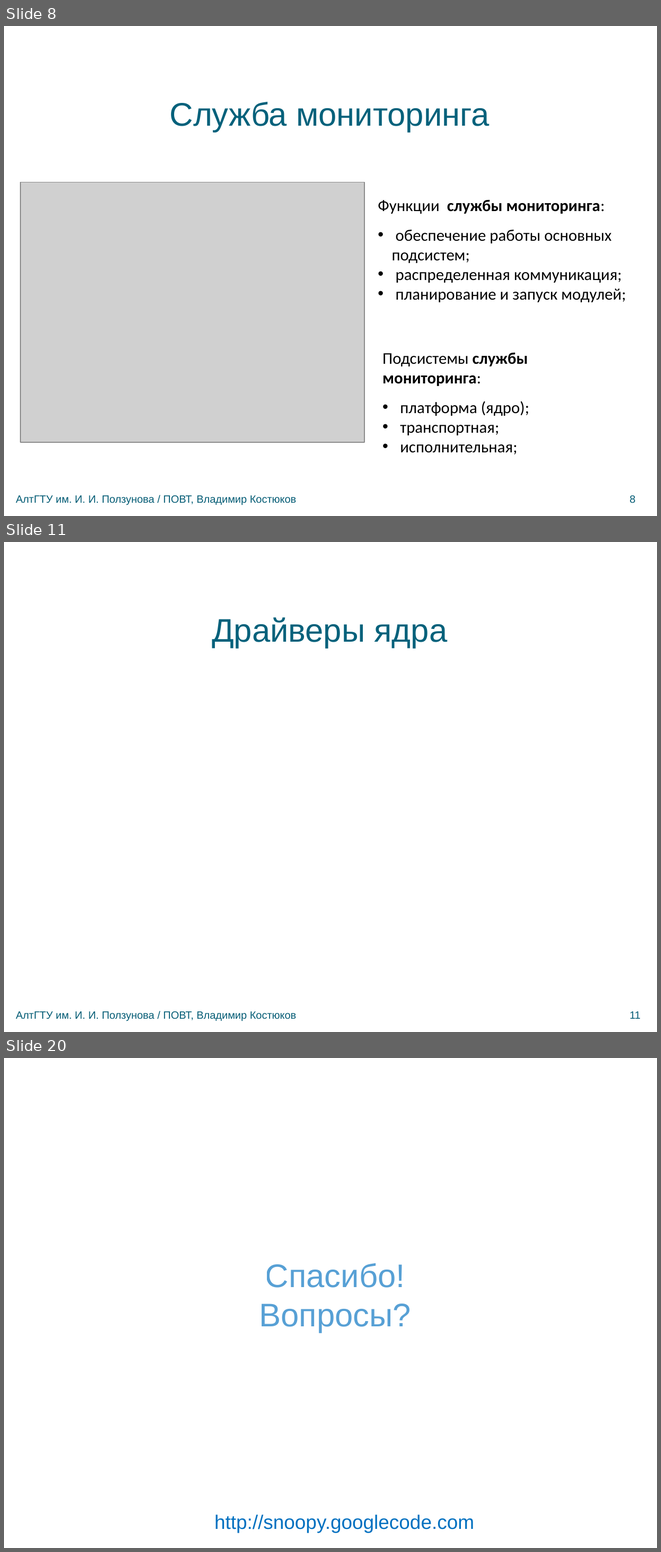
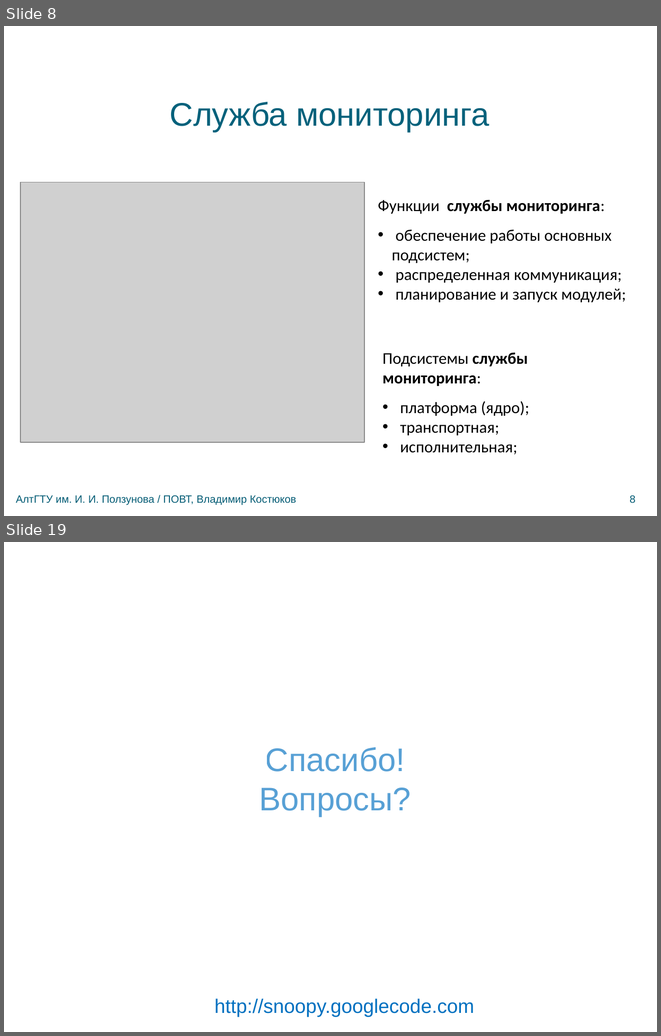
Before and after one commit to bluerain/snoopy, a slide deck: diploma/trunk/ppt/kostyukov.pptx. Shown one above the other, each under a label of ours: slides 8, 11 and 20 before the commit, slides 8 and 19 after it; the slides between them are not shown. The pictures are 661x1552 and 661x1036 pixels, drawn with LibreOffice and Linux fonts; fonts in the diff are those of the drawing; grey boxes stand for pictures; background and template pictures are left out. Boxes give left, top, right and bottom in pixels: in the first picture for what was removed or moved away, otherwise in the second. Text is boxed around its words. In the diff, an @@ line names an element or a change of style, - is before the commit and + after.

```diff
--- a/diploma/trunk/ppt/kostyukov.pptx
+++ b/diploma/trunk/ppt/kostyukov.pptx
@@ slide 11 removed at bbox=[4, 542, 657, 1032], background picture (left out) @@
@@ text removed at bbox=[212, 617, 448, 647] @@
-Драйверы ядра
@@ text removed at bbox=[16, 1011, 297, 1021] @@
-АлтГТУ им. И. И. Ползунова / ПОВТ, Владимир Костюков
@@ text removed at bbox=[629, 1011, 641, 1018] @@
-11
@@ what was slide 20 is now slide 19 @@
```
Also in this commit, not shown: 10 slides changed.
